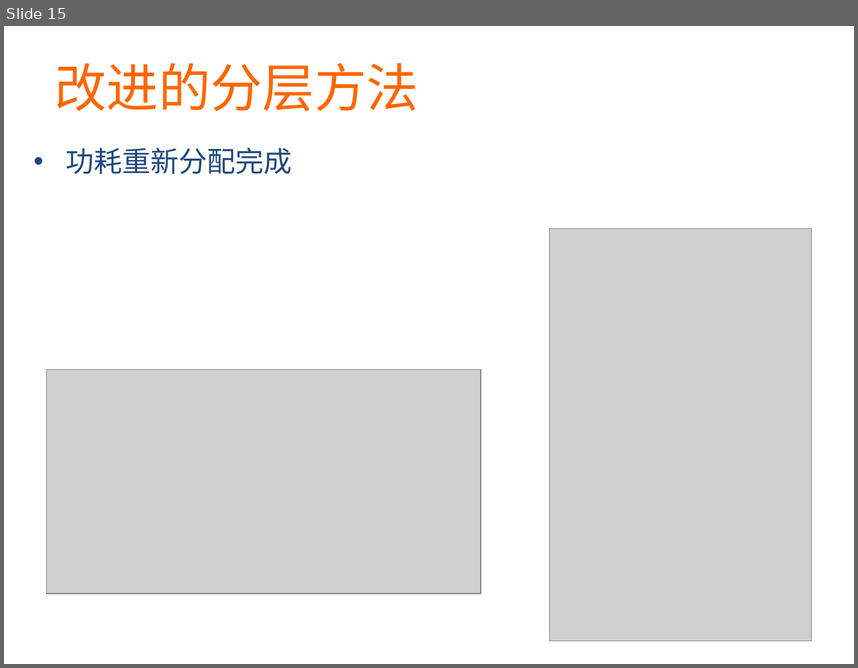
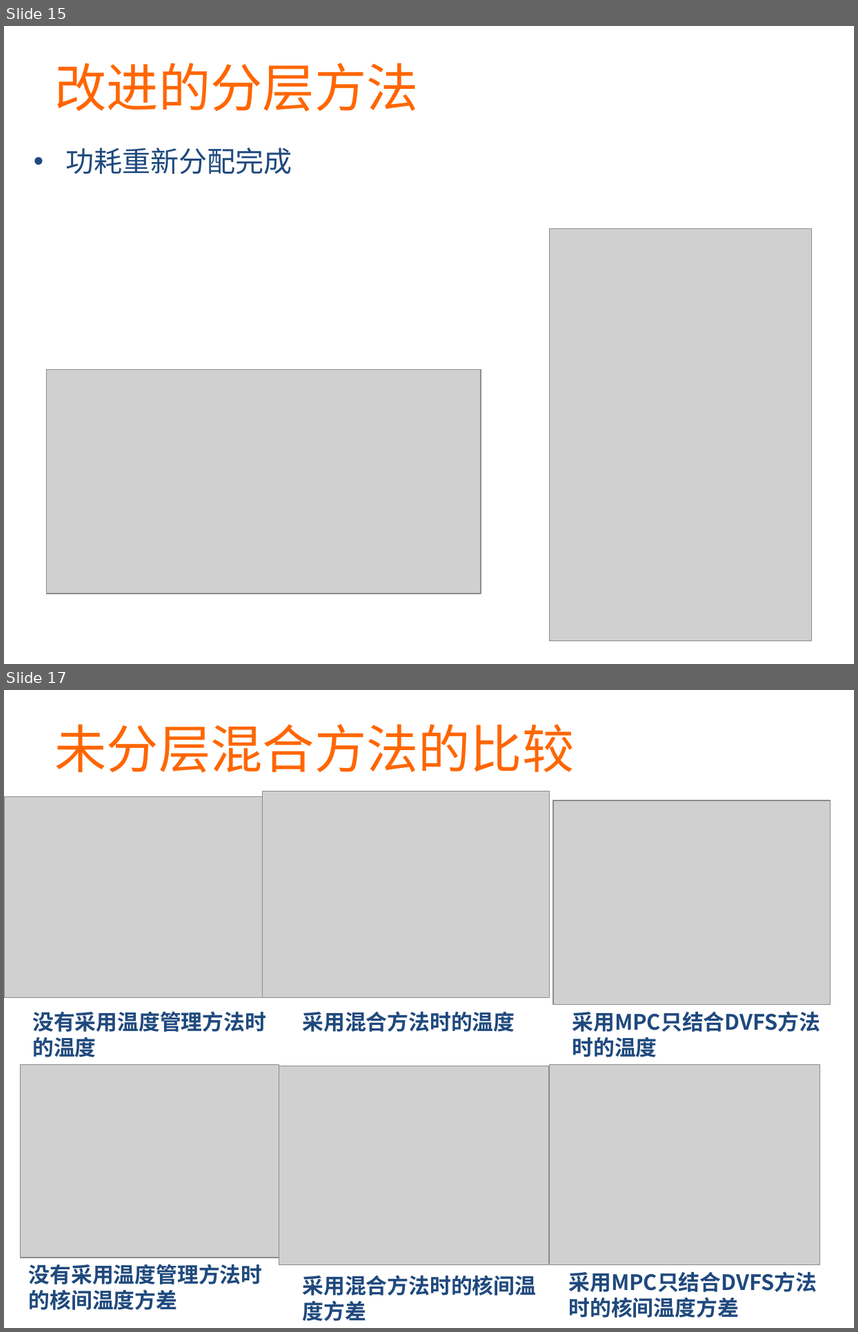
Before and after one commit to martian9/xin-yuan-houqin, a slide deck: ppt/majian.pptx. Shown one above the other, each under a label of ours: slide 15 before the commit, slides 15 and 17 after it; the slides between them are not shown. The pictures are 858x668 and 858x1332 pixels, drawn with LibreOffice and Linux fonts; fonts in the diff are those of the drawing; grey boxes stand for pictures. Boxes give left, top, right and bottom in pixels: in the first picture for what was removed or moved away, otherwise in the second. Text is boxed around its words. In the diff, an @@ line names an element or a change of style, - is before the commit and + after.

Commit message:
mod ppt

```diff
--- a/ppt/majian.pptx
+++ b/ppt/majian.pptx
@@ slide 17 added at <box>4,690,854,1328</box>, background #FFFFFF @@
@@ text added at <box>55,724,575,773</box>, 44 pt, text #FF6600 @@
+未分层混合方法的比较
@@ picture added at <box>263,791,550,998</box> @@
@@ picture added at <box>4,796,263,997</box> @@
@@ picture added at <box>553,800,831,1005</box> @@
@@ text added at <box>32,1011,266,1057</box>, 18 pt, text #1F497D, bold @@
+没有采用温度管理方法时的温度
@@ text added at <box>302,1011,515,1032</box>, 18 pt, text #1F497D, bold @@
+采用混合方法时的温度
@@ text added at <box>573,1011,821,1032</box>, 18 pt, text #1F497D, bold @@
+采用MPC只结合DVFS方法时的温度
@@ picture added at <box>20,1064,279,1257</box> @@
@@ picture added at <box>279,1066,549,1264</box> @@
@@ picture added at <box>550,1064,820,1264</box> @@
@@ text added at <box>29,1263,263,1310</box>, 18 pt, text #1F497D, bold @@
+没有采用温度管理方法时的核间温度方差
@@ text added at <box>302,1274,536,1321</box>, 18 pt, text #1F497D, bold @@
+采用混合方法时的核间温度方差
@@ text added at <box>569,1271,818,1292</box>, 18 pt, text #1F497D, bold @@
+采用MPC只结合DVFS方法时的核间温度方差
```
Also in this commit, not shown: 4 slides changed, 8 other slides added, 6 slides removed.
